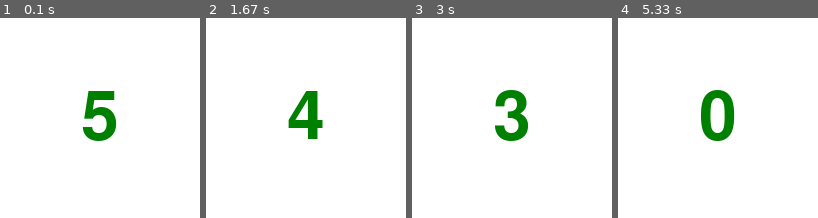
Above: before the commit, frames 1-4 (left to right).
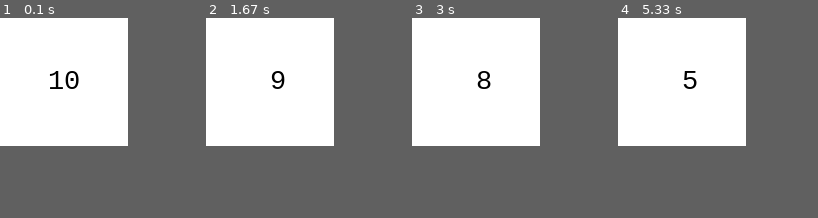
Above: after the commit, the same moments.

Repository: stellasap/CLPS_0950_FinalProject
Game: pygame game, started from Camille/clock.py
Same seed, same stepped clock (60 frames per second), same inputs: the game is played once before the commit and once after it.
Inputs:
- Up to frame 1 (0.1 s): no input
- Up to frame 2 (1.67 s): no input
- Up to frame 3 (3 s): no input
- Up to frame 4 (5.33 s): no input
In our replay, the window is 200x200 before the commit and 128x128 after it. These sizes can differ from the game's own. Grey fills any space a smaller window leaves; there, only what the larger window draws over its background counts as a difference.

The runs differ from the first frame. In frame 1, 3.1% of the frame differs, in the area x 25-59%, y 26-62%; in frame 2, 2.5%; in frame 3, 2.8%; in frame 4, 3.0%.

Commit message:
figured out how to save webcam image!! now will pass this to stella's code
figured out how to save webcam image!! now will pass this to stella's code

+ edited the game so that the letters will delay and stay on the screen longer, need to implement camera onto that.

time: 10 hours

inlcuding reading articles:

https://www.geeksforgeeks.org/how-to-capture-a-image-from-webcam-in-python/

https://www.geeksforgeeks.org/python-opencv-capture-video-from-camera/

https://stackoverflow.com/questions/43572387/error-215-size-width0-size-height0-occurred-when-attempting-to-display-a

https://stackoverflow.com/questions/20502237/how-to-save-captured-image-to-disk-using-pygame

https://github.com/ageitgey/face_recognition/issues/933

https://www.pygame.org/docs/tut/CameraIntro.html

https://stackoverflow.com/questions/20502237/how-to-save-captured-image-to-disk-using-pygame

https://www.pygame.org/docs/ref/display.html#pygame.display.update

Diff:
--- a/Camille/capture_img.py
+++ b/Camille/capture_img.py
@@ -7,22 +7,108 @@
 pygame.init()
 pygame.camera.init()
 
-camlist = pygame.camera.list_cameras() # asks for where the camera is in the computer
-if camlist:
-    cam = pygame.camera.Camera(camlist[1],(640,480))
+#camlist = pygame.camera.list_cameras() # asks for where the camera is in the computer
+#if camlist:
+#    cam = pygame.camera.Camera(camlist[1],(640,480))
 
-cam.start()
-image = cam.get_image()
-img_name = str(image)
+#cam.start()
+#image = cam.get_image()
+#pygame.image.save(image, "image.jpg")
+#img_name = str(image)
 
-cam.set_controls(hflip = True, vflip = False)
-cam.get_controls()
+#cam.set_controls(hflip = True, vflip = False)
+#cam.get_controls()
 
-img = cv2.imread(img_name, cv2.IMREAD_ANYCOLOR)
+#img = cv2.imread(img_name, cv2.IMREAD_ANYCOLOR)
 
-while True:
-    cv2.imshow("Sheep", img)
-    cv2.waitKey(0) # waits until you exit or click close
-    sys.exit() # to exit from all the processes
+#while True:
+#    cv2.imshow("image.jpg", image)
+#    print(img)
+#    cv2.waitKey(0) # waits until you exit or click close
+#    sys.exit() # to exit from all the processes
 
 #cv2.destroyAllWindows() # destroy all windows
+
+
+
+############# OTHER METHOD
+# program to capture single image from webcam in python
+
+# importing OpenCV library
+# from cv2 import *
+
+# # initialize the camera
+# # If you have multiple camera connected with
+# # current device, assign a value in cam_port
+# # variable according to that
+# cam_port = 0
+# cam = VideoCapture(cam_port)
+
+# # reading the input using the camera
+# result, image = cam.read()
+
+# # If image will detected without any error,
+# # show result
+# if result:
+
+# 	# showing result, it take frame name and image
+# 	# output
+# 	imshow("GeeksForGeeks", image)
+
+# 	# saving image in local storage
+# 	imwrite("GeeksForGeeks.png", image)
+
+# 	# If keyboard interrupt occurs, destroy image
+# 	# window
+# 	waitKey(0)
+# 	destroyWindow("GeeksForGeeks")
+
+# # If captured image is corrupted, moving to else part
+# else:
+# 	print("No image detected. Please! try again")
+
+######### METHOD 3
+import pygame.camera
+import pygame.image
+import sys
+
+pygame.camera.init()
+
+cameras = pygame.camera.list_cameras()
+
+print("Using camera %s ..." % cameras[1])
+
+webcam = pygame.camera.Camera(cameras[1])
+
+webcam.start()
+
+# grab first frame
+pygame.time.delay(1000)
+
+img = webcam.get_image()
+
+pygame.image.save(img, "image.jpeg")
+
+WIDTH = img.get_width()
+HEIGHT = img.get_height()
+
+screen = pygame.display.set_mode( ( WIDTH, HEIGHT ) )
+pygame.display.set_caption("pyGame Camera View")
+
+
+
+while True :
+    for e in pygame.event.get() :
+        if e.type == pygame.QUIT :
+            #pygame.image.load(img)
+            sys.exit()
+
+
+
+
+
+    # draw frame
+    screen.blit(img, (0,0))
+    pygame.display.flip()
+    # grab next frame
+    img = webcam.get_image()
--- a/Camille/clock.py
+++ b/Camille/clock.py
@@ -1,28 +1,54 @@
+# import pygame
+
+# pygame.init()
+# window = pygame.display.set_mode((200, 200))
+# clock = pygame.time.Clock()
+# font = pygame.font.SysFont(None, 100)
+# counter = 5
+# text = font.render(str(counter), True, (0, 128, 0))
+
+# timer_event = pygame.USEREVENT+1
+# pygame.time.set_timer(timer_event, 1000)
+
+# run = True
+# while run:
+#     clock.tick(60)
+#     for event in pygame.event.get():
+#         if event.type == pygame.QUIT:
+#             run = False
+#         elif event.type == timer_event:
+#             counter -= 1
+#             text = font.render(str(counter), True, (0, 128, 0))
+#             if counter == 0:
+#                 pygame.time.set_timer(timer_event, 0)
+
+#     window.fill((255, 255, 255))
+#     text_rect = text.get_rect(center = window.get_rect().center)
+#     window.blit(text, text_rect)
+#     pygame.display.flip()
+
+
+# OTHER COUNTDOWN METHOD
+
 import pygame
+pygame.init()
+screen = pygame.display.set_mode((128, 128))
+clock = pygame.time.Clock()
 
-pygame.init()
-window = pygame.display.set_mode((200, 200))
-clock = pygame.time.Clock()
-font = pygame.font.SysFont(None, 100)
-counter = 5
-text = font.render(str(counter), True, (0, 128, 0))
-
-timer_event = pygame.USEREVENT+1
-pygame.time.set_timer(timer_event, 1000)
+counter, text = 10, '10'.rjust(3)
+pygame.time.set_timer(pygame.USEREVENT, 1000)
+font = pygame.font.SysFont('Consolas', 30)
 
 run = True
 while run:
+    for e in pygame.event.get():
+        if e.type == pygame.USEREVENT:
+            counter -= 1
+            text = str(counter).rjust(3) if counter > 0 else 'boom!'
+        if e.type == pygame.QUIT:
+            run = False
+
+    screen.fill((255, 255, 255))
+    screen.blit(font.render(text, True, (0, 0, 0)), (32, 48))
+    pygame.display.flip()
     clock.tick(60)
-    for event in pygame.event.get():
-        if event.type == pygame.QUIT:
-            run = False
-        elif event.type == timer_event:
-            counter -= 1
-            text = font.render(str(counter), True, (0, 128, 0))
-            if counter == 0:
-                pygame.time.set_timer(timer_event, 0)
-
-    window.fill((255, 255, 255))
-    text_rect = text.get_rect(center = window.get_rect().center)
-    window.blit(text, text_rect)
-    pygame.display.flip()
--- a/game.py
+++ b/game.py
@@ -1,3 +1,7 @@
+# TO DO:
+# make falling letters. when person clicks on a letter it will ask them to sign it after a countdown.
+# after countdown, will take snapshot and send it to Stella's code. stella's code will compare it to database
+
 #import sys
 import pygame
 from Camille import button
@@ -43,13 +47,13 @@
 def draw_text(text, font, text_col, x, y): # so you don't have to blit every time
   img = font.render(text, True, text_col)
   screen.blit(img, (x, y))
+  pygame.display.update()
 
 # MAKING CLOCK COUNTDOWN TIMER
 clock = pygame.time.Clock()
-clock_counter = 5
 clock_text = font.render(str(clock_counter), True, (0, 25, 0))
 
-timer_event = pygame.USEREVENT+1
+timer_event = pygame.USEREVENT+0
 pygame.time.set_timer(timer_event, 1000)
 
 #game loop
@@ -91,14 +95,44 @@
     pretty_background = pygame.image.load("images/game_background.jpeg").convert_alpha()
     # draw on image onto another
     screen.blit(pretty_background,(0,0))
+    screen_display.update()
 
+    letter = get_letter(1)
+    draw_text(letter, font, (0, 0, 0), 125, 250)
 
+    pygame.time.delay(1000)
+    clock_counter = 5
+    event.type == timer_event
+      clock_counter -= 1
+      text = font.render(str(clock_counter), True, (0, 0, 0))
+      text_rect = text.get_rect(center = screen.get_rect().center)
+      screen.blit(text, text_rect)
+      if clock_counter == 0:
+        pygame.time.set_timer(timer_event, 0) # set to 0 means end countdown
+    pygame.time.delay(2000)
 
-    screen_display.update()
 
     # randomly choose a letter from A-Z except J, Z #################################
 
+    # delay after each event
+
     clock.tick(60) # >= 60 fps
+    # for event in pygame.event.get():
+    #  if event.type == pygame.KEYDOWN:
+    #   if event.key == pygame.K_RIGHT: # if ready to move on
+
+      # letter = get_letter(1)
+      # draw_text(letter, font, (0, 0, 0), 125, 250)
+      # pygame.time.delay(1000)
+           # event.type == timer_event
+           # clock_counter -= 1
+           # text = font.render(str(clock_counter), True, (0, 0, 0))
+           # text_rect = text.get_rect(center = screen.get_rect().center)
+           # screen.blit(text, text_rect)
+           # if clock_counter == 0:
+           #   pygame.time.set_timer(timer_event, 0) # set to 0 means end countdown
+
+
 
     # need to be able to code so that the game displays text, the person shows the hand shape
     # and if it's right it moves onto the next one and adds a score -- code something to
@@ -113,16 +147,6 @@
     if event.type == pygame.KEYDOWN:
       if event.key == pygame.K_SPACE:
         game_paused = True
-      if event.key == pygame.K_RIGHT: # if ready to move on
-        letter = get_letter(1)
-        draw_text(letter, font, (0, 0, 0), 125, 250)
-        event.type == timer_event
-        clock_counter -= 1
-        text = font.render(str(clock_counter), True, (0, 0, 0))
-        text_rect = text.get_rect(center = screen.get_rect().center)
-        screen.blit(text, text_rect)
-        if clock_counter == 0:
-          pygame.time.set_timer(timer_event, 5)
 
         #pygame.display.flip()
 
Binary file added: image.jpg
